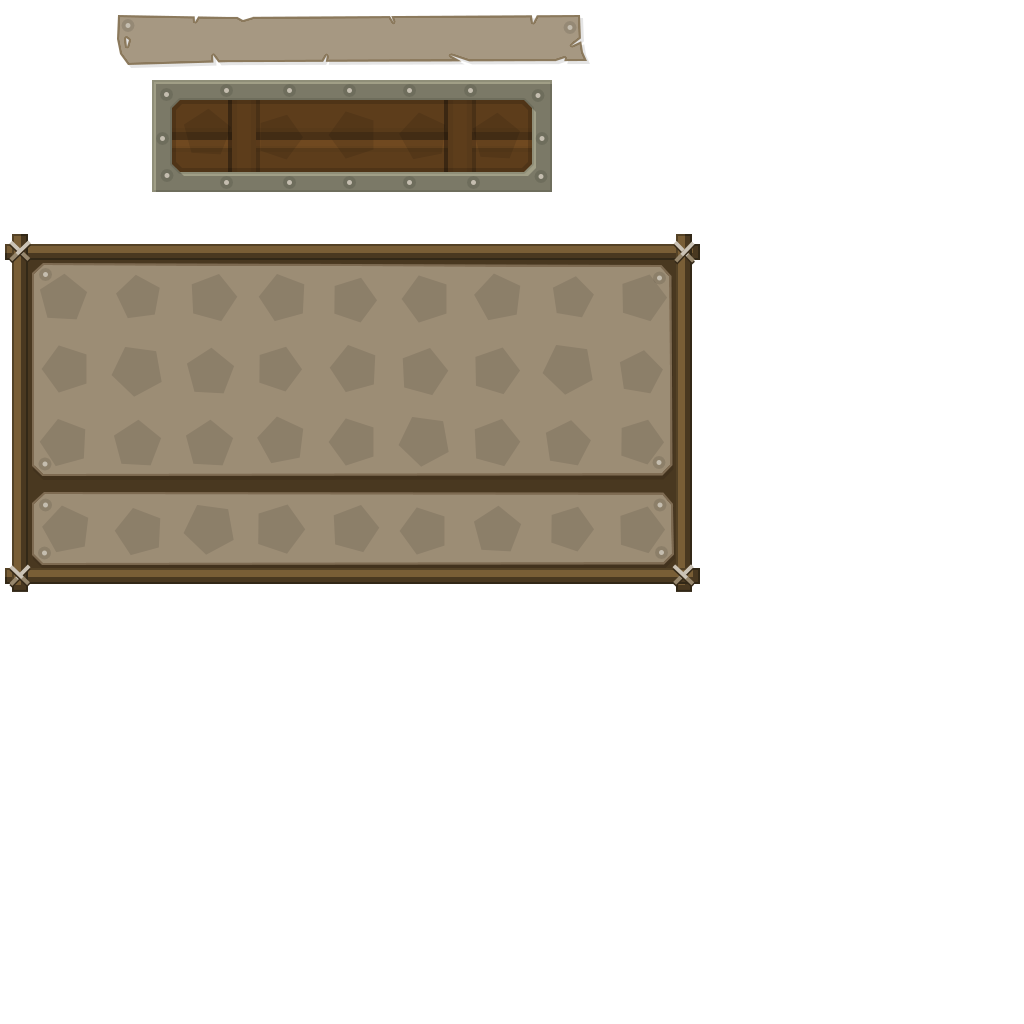
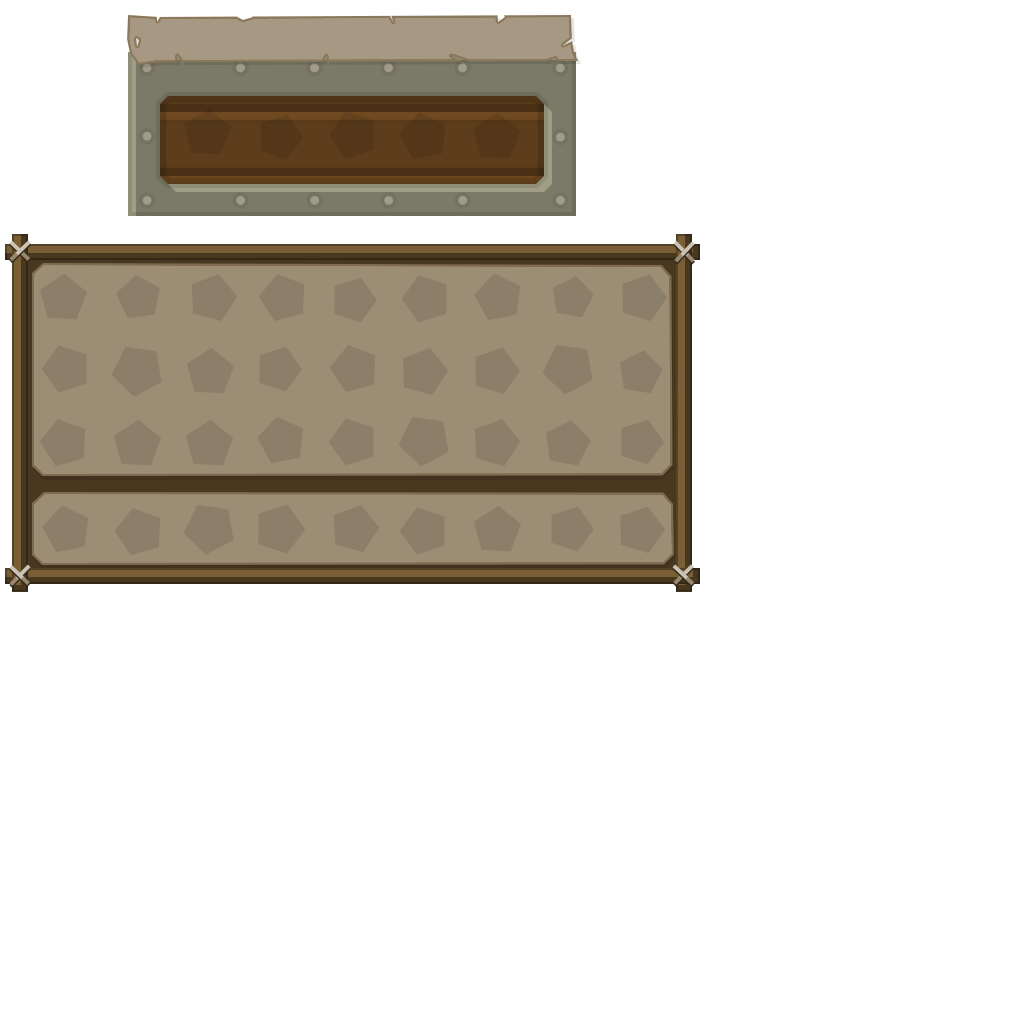
Revision of a layered 1024×1024 image; what changed, layer by layer:
hid "Forme 21 copy" (1st of 2, in "title"), painted on it over 125, 23, 573, 30
painted on "Forme 341 copie 2" over 117, 15, 587, 65
renamed "Forme 21" to "Forme 21 copy", opacity 100% → 50%, painted on it over 42, 63, 664, 556
painted on "Forme 20" over 184, 109, 521, 160
painted on "Forme 339" over 128, 52, 576, 216
hid "Forme 325 copie", painted on it over 117, 32, 590, 216
painted on "Forme 10 copie 8" over 38, 68, 668, 560
painted on "Forme 326" over 128, 52, 576, 216
